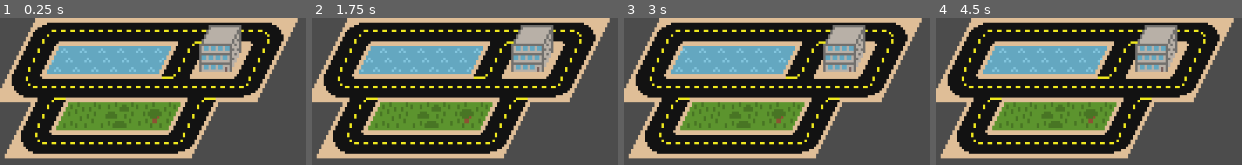
Above: before the commit, frames 1-4 (left to right).
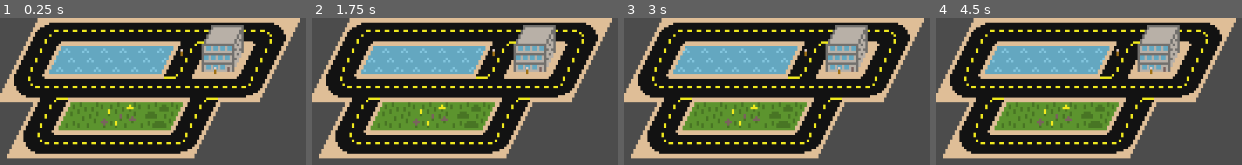
Above: after the commit, the same moments.

Repository: AnUnknownGuy/Keep-firing
Game: Godot game, scene res://Scenes/Level.tscn
Same seed, same stepped clock (60 frames per second), same inputs: the game is played once before the commit and once after it. Before the commit the project starts from res://scene/Level.tscn.
Inputs:
- Up to frame 1 (0.25 s): no input
- Up to frame 2 (1.75 s): no input
- Up to frame 3 (3 s): no input
- Up to frame 4 (4.5 s): no input

The runs differ from the first frame. In frame 1, 14% of the frame differs, in the area x 0-99%, y 0-96%; in frame 2, 14%; in frame 3, 14%; in frame 4, 14%.

Commit message:
aaaaaa

Diff:
--- /dev/null
+++ b/Scenes/Building1.tscn
@@ -0,0 +1,13 @@
+[gd_scene load_steps=3 format=2]
+
+[ext_resource path="res://Scripts/Building.gd" type="Script" id=1]
+[ext_resource path="res://Resources/Images/Sprite/building1.png" type="Texture" id=2]
+
+[node name="Building1" type="Node2D"]
+script = ExtResource( 1 )
+
+[node name="Sprite" type="Sprite" parent="."]
+scale = Vector2( 3, 3 )
+texture = ExtResource( 2 )
+centered = false
+offset = Vector2( -5, -9 )
--- /dev/null
+++ b/Scenes/Grass.tscn
@@ -0,0 +1,14 @@
+[gd_scene load_steps=3 format=2]
+
+[ext_resource path="res://Scripts/Grass.gd" type="Script" id=1]
+[ext_resource path="res://Resources/Images/TileMaps/tm_grass.png" type="Texture" id=2]
+
+[node name="Grass" type="Node2D"]
+script = ExtResource( 1 )
+
+[node name="Sprite" type="Sprite" parent="."]
+scale = Vector2( 3, 3 )
+texture = ExtResource( 2 )
+offset = Vector2( 5.5, 6 )
+vframes = 2
+hframes = 2
--- /dev/null
+++ b/Scenes/Human.tscn
@@ -0,0 +1,34 @@
+[gd_scene load_steps=3 format=2]
+
+[ext_resource path="res://Scripts/Human.gd" type="Script" id=1]
+
+[sub_resource type="Animation" id=1]
+resource_name = "walk"
+loop = true
+
+[node name="Human" type="Node2D"]
+script = ExtResource( 1 )
+
+[node name="Node2D" type="Node2D" parent="."]
+
+[node name="ColorRect" type="ColorRect" parent="Node2D"]
+margin_top = -9.0
+margin_right = 3.0
+margin_bottom = -6.0
+color = Color( 0.905882, 0.815686, 0.792157, 1 )
+__meta__ = {
+"_edit_use_anchors_": false
+}
+
+[node name="ColorRect2" type="ColorRect" parent="Node2D"]
+margin_top = -6.0
+margin_right = 3.0
+margin_bottom = 4.76837e-07
+color = Color( 0.635294, 0.447059, 0.0823529, 1 )
+__meta__ = {
+"_edit_use_anchors_": false
+}
+
+[node name="AnimationPlayer" type="AnimationPlayer" parent="."]
+autoplay = "walk"
+anims/walk = SubResource( 1 )
--- a/scene/Level.tscn
+++ b/Scenes/Level.tscn
@@ -1,16 +1,18 @@
-[gd_scene load_steps=8 format=2]
+[gd_scene load_steps=10 format=2]
 
-[ext_resource path="res://scripts/Buildings.gd" type="Script" id=1]
-[ext_resource path="res://Resources/Images/TileMaps/tm_road.png" type="Texture" id=2]
-[ext_resource path="res://scene/Water.tscn" type="PackedScene" id=3]
-[ext_resource path="res://scene/Building1.tscn" type="PackedScene" id=4]
-[ext_resource path="res://scene/Grass.tscn" type="PackedScene" id=5]
-[ext_resource path="res://scripts/Entities.gd" type="Script" id=6]
+[ext_resource path="res://Scripts/Buildings.gd" type="Script" id=1]
+[ext_resource path="res://Scripts/Entities.gd" type="Script" id=2]
+[ext_resource path="res://Resources/Images/TileMaps/tm_road.png" type="Texture" id=3]
+[ext_resource path="res://Scenes/Water.tscn" type="PackedScene" id=4]
+[ext_resource path="res://Scenes/Grass.tscn" type="PackedScene" id=5]
+[ext_resource path="res://Scenes/Building1.tscn" type="PackedScene" id=6]
+[ext_resource path="res://Scripts/Level.gd" type="Script" id=7]
+[ext_resource path="res://Scenes/Human.tscn" type="PackedScene" id=9]
 
 [sub_resource type="TileSet" id=1]
 0/name = "tm_road.png 0"
-0/texture = ExtResource( 2 )
-0/tex_offset = Vector2( 0, 0 )
+0/texture = ExtResource( 3 )
+0/tex_offset = Vector2( 1, 0 )
 0/modulate = Color( 1, 1, 1, 1 )
 0/region = Rect2( 0, 0, 168, 72 )
 0/tile_mode = 1
@@ -33,6 +35,7 @@
 0/z_index = 0
 
 [node name="Level" type="Node2D"]
+script = ExtResource( 7 )
 
 [node name="Roads" type="TileMap" parent="."]
 scale = Vector2( 3, 3 )
@@ -46,28 +49,42 @@
 [node name="Buildings" type="Node2D" parent="."]
 script = ExtResource( 1 )
 
-[node name="Building1" parent="Buildings" instance=ExtResource( 4 )]
-position = Vector2( 267, 36 )
+[node name="Building1" parent="Buildings" instance=ExtResource( 6 )]
+position = Vector2( 270, 36 )
 
-[node name="Water" parent="Buildings" instance=ExtResource( 3 )]
-position = Vector2( 75, 36 )
+[node name="Water" parent="Buildings" instance=ExtResource( 4 )]
+position = Vector2( 78, 36 )
 
-[node name="Water2" parent="Buildings" instance=ExtResource( 3 )]
-position = Vector2( 123, 36 )
+[node name="Water2" parent="Buildings" instance=ExtResource( 4 )]
+position = Vector2( 126, 36 )
 
-[node name="Water3" parent="Buildings" instance=ExtResource( 3 )]
-position = Vector2( 171, 36 )
+[node name="Water3" parent="Buildings" instance=ExtResource( 4 )]
+position = Vector2( 174, 36 )
 
 [node name="Grass" parent="Buildings" instance=ExtResource( 5 )]
-position = Vector2( 87, 108 )
+position = Vector2( 90, 108 )
+z_index = 108
 
 [node name="Grass2" parent="Buildings" instance=ExtResource( 5 )]
-position = Vector2( 135, 108 )
+position = Vector2( 138, 108 )
+z_index = 108
+current_heat = 20
+on_fire = true
+type = 2
+
+[node name="Grass3" parent="Buildings" instance=ExtResource( 5 )]
+position = Vector2( 186, 108 )
+z_index = 108
 type = 1
 
-[node name="Grass3" parent="Buildings" instance=ExtResource( 5 )]
-position = Vector2( 183, 108 )
-type = 3
+[node name="Entities" type="Node2D" parent="."]
+script = ExtResource( 2 )
 
-[node name="Entities" type="Node2D" parent="."]
-script = ExtResource( 6 )
+[node name="Human" parent="Entities" instance=ExtResource( 9 )]
+position = Vector2( 271.107, 23.1665 )
+
+[node name="Human2" parent="Entities" instance=ExtResource( 9 )]
+position = Vector2( 274.187, 72.4473 )
+
+[node name="Human3" parent="Entities" instance=ExtResource( 9 )]
+position = Vector2( 230.553, 48.8335 )
--- a/scene/Water.tscn
+++ b/Scenes/Water.tscn
@@ -1,7 +1,7 @@
 [gd_scene load_steps=4 format=2]
 
-[ext_resource path="res://Resources/Images/TileMaps/tm_water.png" type="Texture" id=1]
-[ext_resource path="res://scripts/Water.gd" type="Script" id=2]
+[ext_resource path="res://Scripts/Water.gd" type="Script" id=1]
+[ext_resource path="res://Resources/Images/TileMaps/tm_water.png" type="Texture" id=2]
 
 [sub_resource type="Animation" id=1]
 resource_name = "water"
@@ -20,13 +20,18 @@
 }
 
 [node name="Water" type="Node2D"]
-script = ExtResource( 2 )
+script = ExtResource( 1 )
+max_heat_transmitted = 0
+max_heat_resist = 0
+can_be_on_fire = false
+can_be_on_fire = false
 
 [node name="Sprite" type="Sprite" parent="."]
 scale = Vector2( 3, 3 )
-texture = ExtResource( 1 )
+texture = ExtResource( 2 )
 offset = Vector2( 5.5, 6 )
 hframes = 4
+frame = 1
 region_rect = Rect2( 55.7057, 24.529, 19.3372, 19.3372 )
 
 [node name="AnimationPlayer" type="AnimationPlayer" parent="."]
--- /dev/null
+++ b/Scripts/BurnTimer.gd
@@ -0,0 +1,16 @@
+extends Timer
+
+
+# Declare member variables here. Examples:
+# var a = 2
+# var b = "text"
+
+
+# Called when the node enters the scene tree for the first time.
+func _ready():
+	pass # Replace with function body.
+
+
+# Called every frame. 'delta' is the elapsed time since the previous frame.
+#func _process(delta):
+#	pass
--- /dev/null
+++ b/Scripts/Human.gd
@@ -0,0 +1,7 @@
+extends Entity
+
+func _ready():
+	speed = randf() * 5
+
+func _process(delta):
+	pass
--- /dev/null
+++ b/Scripts/Level.gd
@@ -0,0 +1,18 @@
+extends Node2D
+
+onready var buildings = $Buildings.get_children()
+
+export var burn_timer_max = 500
+var burn_timer = burn_timer_max
+
+func _process(delta):
+	burn_timer -= delta
+	if burn_timer < 0:
+		burn_timer += burn_timer_max
+
+		for b in buildings:
+			if b.on_fire:
+				b.transfer_heat()
+
+		for b in buildings:
+			b.set_new_heat()
--- a/project.godot
+++ b/project.godot
@@ -12,17 +12,17 @@
 "base": "Burnable",
 "class": "Building",
 "language": "GDScript",
-"path": "res://scripts/Building.gd"
+"path": "res://Scripts/Building.gd"
 }, {
 "base": "Node2D",
 "class": "Burnable",
 "language": "GDScript",
-"path": "res://scripts/Burnable.gd"
+"path": "res://Scripts/Burnable.gd"
 }, {
 "base": "Burnable",
 "class": "Entity",
 "language": "GDScript",
-"path": "res://scripts/Entity.gd"
+"path": "res://Scripts/Entity.gd"
 } ]
 _global_script_class_icons={
 "Building": "",
@@ -33,7 +33,7 @@
 [application]
 
 config/name="LD_FIRE"
-run/main_scene="res://scene/Level.tscn"
+run/main_scene="res://Scenes/Level.tscn"
 config/icon="res://icon.png"
 
 [rendering]
--- a/scene/Building1.tscn
+++ /dev/null
@@ -1,13 +0,0 @@
-[gd_scene load_steps=3 format=2]
-
-[ext_resource path="res://Resources/Images/Sprite/building1.png" type="Texture" id=1]
-[ext_resource path="res://scripts/Building.gd" type="Script" id=2]
-
-[node name="Building1" type="Node2D"]
-script = ExtResource( 2 )
-
-[node name="Sprite" type="Sprite" parent="."]
-scale = Vector2( 3, 3 )
-texture = ExtResource( 1 )
-centered = false
-offset = Vector2( -5, -9 )
--- a/scene/Grass.tscn
+++ /dev/null
@@ -1,14 +0,0 @@
-[gd_scene load_steps=3 format=2]
-
-[ext_resource path="res://Resources/Images/TileMaps/tm_grass.png" type="Texture" id=1]
-[ext_resource path="res://scripts/Grass.gd" type="Script" id=2]
-
-[node name="Grass" type="Node2D"]
-script = ExtResource( 2 )
-
-[node name="Sprite" type="Sprite" parent="."]
-scale = Vector2( 3, 3 )
-texture = ExtResource( 1 )
-offset = Vector2( 5.5, 6 )
-vframes = 2
-hframes = 2
--- a/scene/Human.tscn
+++ /dev/null
@@ -1,8 +0,0 @@
-[gd_scene load_steps=2 format=2]
-
-[ext_resource path="res://scripts/Entity.gd" type="Script" id=1]
-
-[node name="Human" type="Node2D"]
-script = ExtResource( 1 )
-
-[node name="Sprite" type="Sprite" parent="."]
--- a/scripts/Building.gd
+++ b/scripts/Building.gd
@@ -2,12 +2,19 @@
 class_name Building
 
 export var max_people_inside = 0
-var actual_people_inside = max_people_inside
+var people_inside = max_people_inside
 
+var grid_pos_buffer = null
 
-export var can_be_on_fire = false
+func grid_pos():
+	if grid_pos_buffer == null:
+		grid_pos_buffer = .grid_pos()
+	return grid_pos_buffer
 
 func set_on_fire():
 	if (can_be_on_fire):
-		on_fire = true
+		self.on_fire = true
 		#THINGS
+
+func _to_string():
+	return "Building(" + str(people_inside) + "/" + str(max_people_inside) + ")"
--- a/scripts/Buildings.gd
+++ b/scripts/Buildings.gd
@@ -1,16 +1,18 @@
 extends Node2D
-
 
 onready var entitites = $"../../Entities"
 
 var buildings_dictionnary = {}
 
+func _ready():
+	for b in get_children():
+		declare(b)
 
-func declare_at_pos(building: Building, pos: Vector2):
-	buildings_dictionnary[pos] = building
+func declare(building: Building):
+	buildings_dictionnary[building.grid_pos()] = building
 
 func get_building_at(pos: Vector2) -> Building:
-	return buildings_dictionnary[pos]
+	return buildings_dictionnary.get(pos)
 
 func add_heat_at(pos: Vector2, heat: int):
 	var building = get_building_at(pos)
--- a/scripts/Burnable.gd
+++ b/scripts/Burnable.gd
@@ -1,27 +1,32 @@
 extends Node2D
 class_name Burnable
 
+var pixel_scale = 3
 
 onready var buildings = $"../../Buildings"
 onready var entities = $"../../Entities"
 
-export var max_heat_transmitted = 0
-export var max_heat_resist = 0
+export var max_heat_transmitted = 3
+export var max_heat_resist = 20
 
 export var time_alive_on_fire = 0
 var time_remaining = time_alive_on_fire
 
-var current_heat = 0
+export var can_be_on_fire = true
+
+export var current_heat = 0
 var added_heat = 0
-var on_fire = false
+export var on_fire = false
 
-var nb_states = 1
+var state setget set_state
 
 func _ready():
 	set_z()
 
 func grid_pos():
-	return (position/64).floor()
+	var y = position.y / (12 * pixel_scale)
+	var x = (position.x + y * 18) / (16 * pixel_scale)
+	return Vector2(x, y)
 
 func set_z():
 	z_index = position.y
@@ -36,22 +41,31 @@
 		current_heat = max_heat_resist
 	added_heat = 0
 
-func transfert_heat():
+	var c = current_heat / max_heat_resist
+	modulate = Color(1, 1 - 0.6 * c, 1 - 0.6 * c, 1)
+
+func set_state(state: int):
+	state = state
+	$Sprite.frame = state
+
+func transfer_heat():
 	var heat_to_transfer = current_heat
 	if (heat_to_transfer >= max_heat_transmitted):
 		heat_to_transfer = max_heat_transmitted
 
-	for x in range(-1, 1):
-		for y in range(-1, 1):
-			if (x != y || (x == 0 && y ==0)):
-				var building_next_to = buildings.get_building_at(position + Vector2(x,y))
-				if (building_next_to != null):
+	for x in range(-1, 2):
+		for y in range(-1, 2):
+			if x != 0 or y != 0:
+				var building_next_to = buildings.get_building_at(grid_pos() + Vector2(x,y))
+				if building_next_to != null:
 					building_next_to.add_heat(heat_to_transfer)
-				var entities_next_to = entities.get_entities_at(position + Vector2(x,y))
 
-				for entity in entities_next_to:
-					entity.heat_up(heat_to_transfer)
+				var entities_next_to = entities.get_entities_at(grid_pos() + Vector2(x,y))
+				if entities_next_to != null:
+					for entity in entities_next_to:
+						entity.heat_up(heat_to_transfer)
 
 func set_on_fire():
-	push_warning("function set_on_fire not overrided");
-	pass
+	if can_be_on_fire:
+		on_fire = true
+		state += 1
--- a/scripts/Entities.gd
+++ b/scripts/Entities.gd
@@ -1,8 +1,6 @@
 extends Node2D
 
-
 var entities_dictionnary = {}
-
 
 func declare_at_pos(entity: Entity, pos: Vector2):
 	if entities_dictionnary[pos] == null:
@@ -14,11 +12,11 @@
 	entities_dictionnary[old_pos].erase(entity)
 	declare_at_pos(entity, new_pos)
 
-func get_entitites_at(pos: Vector2):
-	return entities_dictionnary[pos]
+func get_entities_at(pos: Vector2):
+	return entities_dictionnary.get(pos)
 
 func add_heat_at(pos: Vector2, heat: int):
-	var entities = get_entitites_at(pos)
+	var entities = get_entities_at(pos)
 	if (entities != null):
 		for entity in entities:
 			entity.heat_up(heat)
--- a/scripts/Entity.gd
+++ b/scripts/Entity.gd
@@ -3,7 +3,6 @@
 
 export var speed = 0
 
-
 func set_on_fire():
 	on_fire = true
 	#THINGS
